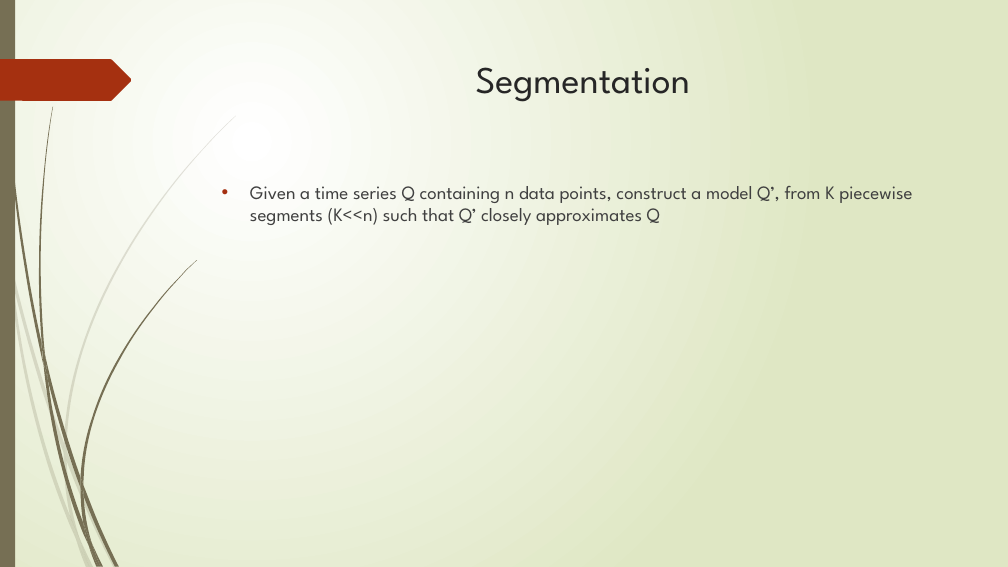
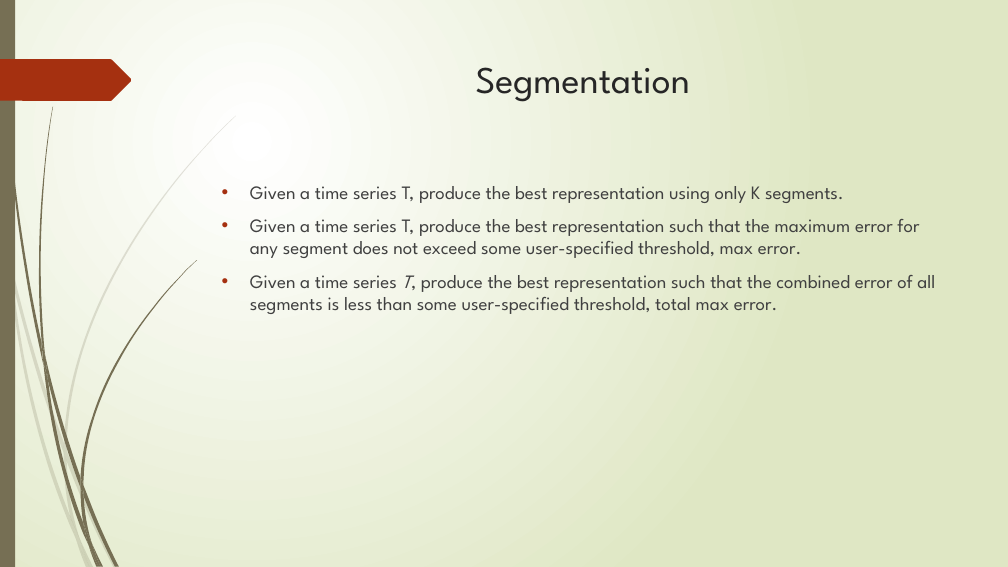
Before and after one commit to zixiaojindao/time-series-survey, a slide deck: slide 15 of slide/tsdm.pptx. Drawn at 1008x567 pixels with LibreOffice and Linux fonts; fonts in the diff are those of the drawing. Boxes give left, top, right and bottom in pixels: in the first picture for what was removed or moved away, otherwise in the second. Text is boxed around its words. In the diff, an @@ line names an element or a change of style, - is before the commit and + after.

```diff
--- a/slide/tsdm.pptx
+++ b/slide/tsdm.pptx
@@ text at [250, 186, 935, 314]: text changed @@
-• Given a time series Q containing n data points, construct a model Q’, from K piecewise segments (K<<n) such that Q’ closely approximates Q
+• Given a time series T, produce the best representation using only K segments.
+• Given a time series T, produce the best representation such that the maximum error for any segment does not exceed some user-specified threshold, max error.
+• Given a time series T, produce the best representation such that the combined error of all segments is less than some user-specified threshold, total max error.
```
Also in this commit, not shown: 2 other slides changed, 9 slides added, 3 slides removed, 1 other file.
